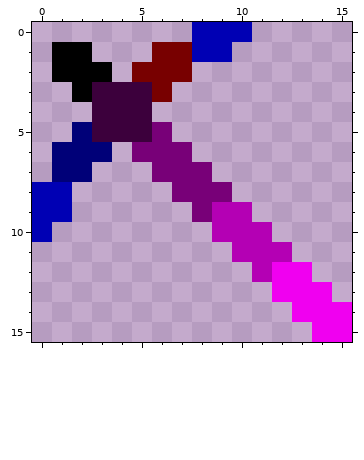
Pixel-art sprite -- assets/cubyz/tools/pickaxe.png. The first picture shows the starting point.
The file is 16x16 pixels.
After the commit:
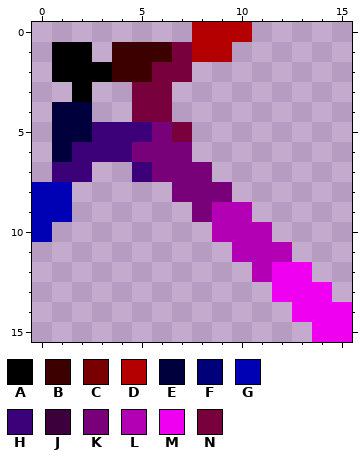
Palette (. is transparent): A #000000  B #3c0000  C #780000  D #b40000  E #00003c  F #000078  G #0000b4  H #3c0078  J #3c003c  K #780078  L #b400b4  M #f000f0  N #78003c
Changes in this commit:
The edit adds colour B in row 1 at x 4 to 5; in row 2 at x 4.
Colour C gives way to colour B in row 1 at x 6; in row 2 at x 5.
Colour G gives way to colour D in row 0 at x 8 to 10; in row 1 at x 8 to 9.
The edit adds colour E in row 4 at x 1 to 2; in row 5 at x 1.
Colour F gives way to colour E in row 5 at x 2; in row 6 at x 1.
The edit adds colour H in row 6 at x 4; in row 7 at x 5.
Colour F gives way to colour H in row 6 at x 2 to 3; in row 7 at x 1 to 2.
Colour J gives way to colour H in row 5 at x 3 to 5.
The edit adds colour N in row 4 at x 6; in row 5 at x 7.
Colour C gives way to colour N in row 1 at x 7; in row 2 at x 6 to 7; in row 3 at x 6.
Colour J gives way to colour N in rows 3 to 4 at x 5.
Colour J is removed in rows 3 to 4 at x 3 to 4.
Boxes around the changes in both pictures, in picture pixels (x1, y1, x2, y2):
changed: (52, 22, 252, 182)
